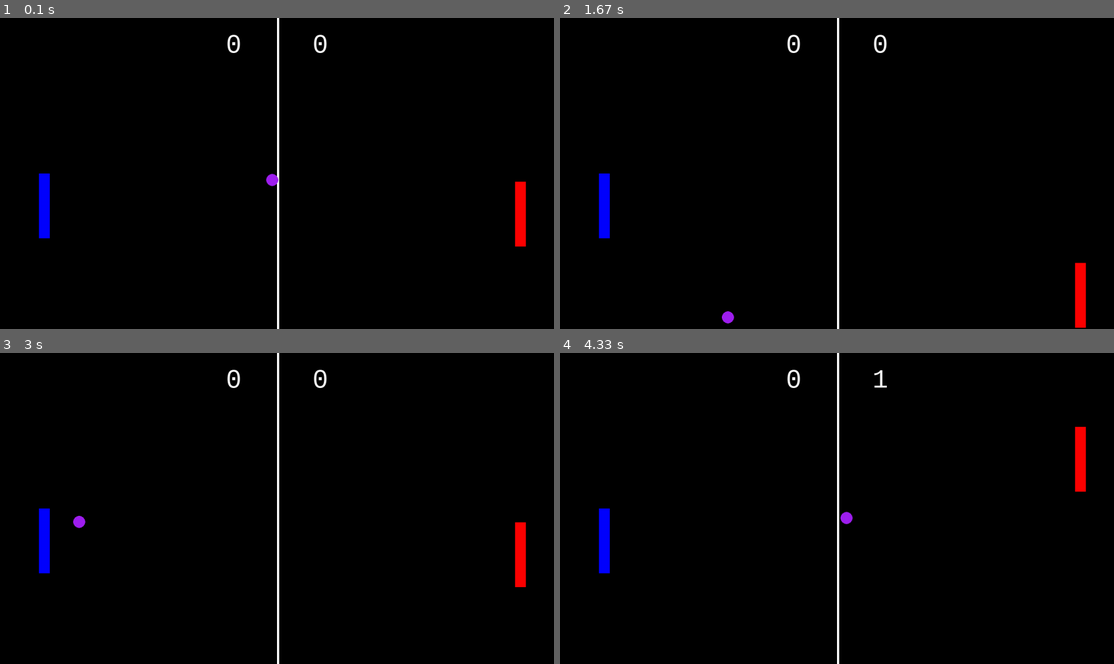
Above: before the commit, frames 1-4 (two rows, left to right).
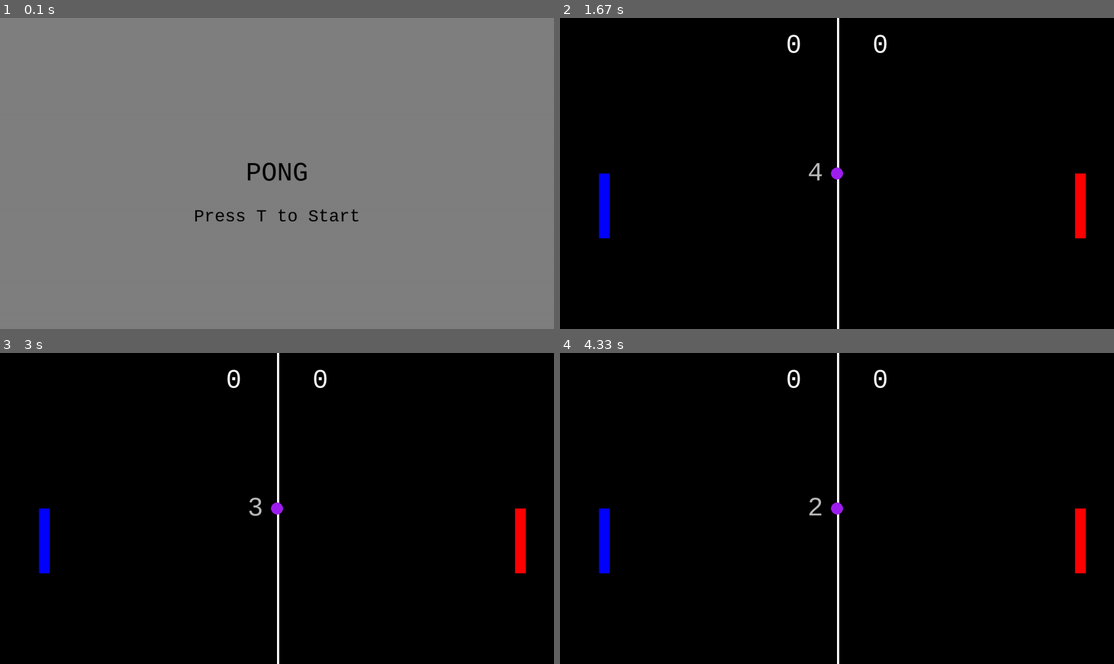
Above: after the commit, the same moments.

Repository: Tebryn05/pongPyGame
Game: pygame game, started from Pong.py
Same seed, same stepped clock (60 frames per second), same inputs: the game is played once before the commit and once after it.
Inputs:
- Up to frame 1 (0.1 s): no input
- Up to frame 2 (1.67 s): tap T at 0.33 s
- Up to frame 3 (3 s): no input
- Up to frame 4 (4.33 s): no input

The runs differ from the first frame. In frame 1, 100% of the frame differs, in the area x 0-100%, y 0-100%; in frame 2, 1.1%; in frame 3, 0.4%; in frame 4, 1.2%.

Commit message:
added main menu
there are glitches I need to fix, I know, I know. I will try my best to fix those, but in the meantime. main menu!

Diff:
--- a/Pong.py
+++ b/Pong.py
@@ -60,15 +60,38 @@
 # ball movement with random numbers at start
 ball_movement = pygame.Vector2(random.randint(-400, 400), random.randint(-400, 400))
 
+# ball's collision box
+ball_left = ball_pos.x - ball_radius
+ball_right = ball_pos.x + ball_radius
+ball_top = ball_pos.y - ball_radius
+ball_bottom = ball_pos.y + ball_radius
+
+# player and CPU collision box
+player_top = player_pos.y
+player_bottom = player_pos.y + paddle_height
+player_right = player_pos.x + paddle_width
+player_left = player_pos.x
+
+cpu_top = cpu_pos.y
+cpu_bottom = cpu_pos.y + paddle_height
+cpu_right = cpu_pos.x + paddle_width
+cpu_left = cpu_pos.x
+
 # sound effects (Temporary)
-ballWallHit = pygame.mixer.Sound("wallhit.mp3")
-paddleHitBall = pygame.mixer.Sound("paddlehit.mp3")
-scoreSound = pygame.mixer.Sound("[Sound Library] Score - Sound Effect for editing.mp3")
+ballWallHit = pygame.mixer.Sound("sounds/wallhit.mp3")
+paddleHitBall = pygame.mixer.Sound("sounds/paddlehit.mp3")
+scoreSound = pygame.mixer.Sound("sounds/[Sound Library] Score - Sound Effect for editing.mp3")
 
 # win bools
 cpu_win = False
 player_win = False
 
+# screen bools
+mainMenu = True
+inGame = False
+countdown = 5
+
+
 # print the ball movement at the start of the game
 print(ball_movement.x, ball_movement.y)
 
@@ -79,6 +102,7 @@
 # while the ball movement for y is too slow, keep generating random integers until you get a faster one
 while abs(ball_movement.y) < 150:
     ball_movement.y = random.randint(-400, 400)
+
 
 # function for controlling how the ball moves
 def ball_move(ball_pos, player_score, cpu_score):
@@ -171,9 +195,9 @@
 
     '''Basically, if the ball's y position is lower than the cpu's y position, move towards it
     same if its y position is higher than the cpu's position'''
-    if ball_pos.y < cpu_pos.y:
+    if ball_pos.y <= cpu_pos.y:
         cpu_pos.y -= paddle_speed * dt
-    elif ball_pos.y > cpu_pos.y:
+    elif ball_pos.y >= cpu_pos.y:
         cpu_pos.y += paddle_speed * dt
 
     # if the cpu runs into the wall then keep it there
@@ -181,7 +205,6 @@
         cpu_pos.y = 567
     elif cpu_pos.y <= 4:
         cpu_pos.y = 4
-
 
 # main loop
 while running:
@@ -194,7 +217,11 @@
         if event.type == pygame.KEYDOWN:
             # if the space key is pressed, pause or un pause the game depending on what the user did
             if event.key == pygame.K_SPACE:
-                paused = not paused
+                if inGame:
+                    paused = not paused
+            if event.key == pygame.K_t:
+                mainMenu = False
+                inGame = True
             # only if the player wins or the cpu wins
             if player_win == True or cpu_win == True:
                 # restart game
@@ -208,133 +235,162 @@
                     player_win = False
                     cpu_win = False
 
-    # fill the screen with a color to wipe away anything from last frame
-    screen.fill("black")
-
-    # draw player paddle
-    player = pygame.draw.rect(screen, "blue", pygame.Rect(player_pos.x, player_pos.y, paddle_width, paddle_height))
-
-    # draw dividing line
-    divider = pygame.draw.rect(screen, "white", pygame.Rect(half_screen.x, half_screen.y,5, screen.get_height()))
-
-    # draw CPU paddle
-    CPU = pygame.draw.rect(screen, "red", pygame.Rect(cpu_pos.x, cpu_pos.y, paddle_width, paddle_height))
-
-    if player_win == False and cpu_win == False:
-        # draw ball
-        ball = pygame.draw.circle(screen, "purple", ball_pos, ball_radius)
-
-    # render player score
-    playerScore = scoreFont.render(str(player_score), True, "white")
-    playerScoreRect = playerScore.get_rect()
-    playerScoreRect.center = ((screen.get_width()/2) - 100, 64)
-    screen.blit(playerScore, playerScoreRect)
-
-    # render CPU score
-    cpuScore = scoreFont.render(str(cpu_score), True, "white")
-    cpuScoreRect = cpuScore.get_rect()
-    cpuScoreRect.center = ((screen.get_width()/2) + 100, 64)
-    screen.blit(cpuScore, cpuScoreRect)
-
-    # pause mechanic
-    if paused:
-        # render pause_message and set in the middle of the screen
-        pause_message = scoreFont.render("PAUSED", True, "gray")
-        pause_message_rect = pause_message.get_rect(center=(screen.get_width() / 2, screen.get_height() / 2))
-        screen.blit(pause_message, pause_message_rect)
-    else:
-        # move player paddle
-        keys = pygame.key.get_pressed()
-        if keys[pygame.K_w]:
-            player_pos.y -= 300 * dt
-        if keys[pygame.K_s]:
-            player_pos.y += 300 * dt
-
-
-        # stop player from moving off the map
-        if player_pos.y >= 567:
-            player_pos.y = 567
-        elif player_pos.y <= 4:
-            player_pos.y = 4
-
-
-
-        # collision with paddles
-        if player_pos.x <= ball_pos.x <= player_pos.x + paddle_width + ball_radius and player_pos.y <= ball_pos.y <= player_pos.y + paddle_height:
-            # reverse the ball's x movement
-            ball_movement.x *= -1
-
-            # play the sound effect of the ball hitting off the paddle
-            paddleHitBall.play()
-
-            # depending on where the ball hits the paddle, move it accordingly
-            if ball_pos.y > player_pos.y + (paddle_height / 3):
-                ball_movement.y = random.randint(150, 400)
-            elif ball_pos.y < player_pos.y - (paddle_height / 3):
-                ball_movement.y = random.randint(-400, -150)
+    if mainMenu:
+        gray = (128, 128, 128)
+        screen.fill(gray)
+
+        mainMenuFont = pygame.font.SysFont('OCR A Extended', 60)
+        mainMenuFontLittle = pygame.font.SysFont('OCR A Extended', 40)
+
+        pongMainMenuText = mainMenuFont.render("PONG", True, "Black")
+        pongMainMenuTextRect = pongMainMenuText.get_rect()
+        pongMainMenuTextRect.center = (screen.get_width()/2, screen.get_height()/2)
+        screen.blit(pongMainMenuText, pongMainMenuTextRect)
+
+        pongMainMenuStartText = mainMenuFontLittle.render("Press T to Start", True, "Black")
+        pongMainMenuStartTextRect = pongMainMenuStartText.get_rect()
+        pongMainMenuStartTextRect.center = (screen.get_width()/2, (screen.get_height()/2) + 100)
+        screen.blit(pongMainMenuStartText, pongMainMenuStartTextRect)
+
+        pygame.display.flip()
+
+    if inGame:
+        # fill the screen with a color to wipe away anything from last frame
+        screen.fill("black")
+
+        # draw player paddle
+        player = pygame.draw.rect(screen, "blue", pygame.Rect(player_pos.x, player_pos.y, paddle_width, paddle_height))
+
+        # draw dividing line
+        divider = pygame.draw.rect(screen, "white", pygame.Rect(half_screen.x, half_screen.y,5, screen.get_height()))
+
+        # draw CPU paddle
+        CPU = pygame.draw.rect(screen, "red", pygame.Rect(cpu_pos.x, cpu_pos.y, paddle_width, paddle_height))
+
+        if player_win == False and cpu_win == False:
+            # draw ball
+            ball = pygame.draw.circle(screen, "purple", ball_pos, ball_radius)
+
+        # render player score
+        playerScore = scoreFont.render(str(player_score), True, "white")
+        playerScoreRect = playerScore.get_rect()
+        playerScoreRect.center = ((screen.get_width()/2) - 100, 64)
+        screen.blit(playerScore, playerScoreRect)
+
+        # render CPU score
+        cpuScore = scoreFont.render(str(cpu_score), True, "white")
+        cpuScoreRect = cpuScore.get_rect()
+        cpuScoreRect.center = ((screen.get_width()/2) + 100, 64)
+        screen.blit(cpuScore, cpuScoreRect)
+
+        if countdown > 0:
+            countDownMessage = scoreFont.render(str(countdown), True, "gray")
+            countdownMessageRect = countDownMessage.get_rect()
+            countdownMessageRect.center = (screen.get_width() / 2 - 50, screen.get_height()/2)
+            screen.blit(countDownMessage, countdownMessageRect)
+
+        if countdown <= 0:
+            # pause mechanic
+            if paused:
+                # render pause_message and set in the middle of the screen
+                pause_message = scoreFont.render("PAUSED", True, "gray")
+                pause_message_rect = pause_message.get_rect(center=(screen.get_width() / 2, screen.get_height() / 2))
+                screen.blit(pause_message, pause_message_rect)
             else:
-                ball_movement.y = random.choice([-150, 150])
-
-        # if the ball hits the cpu's paddle
-        if cpu_pos.x >= ball_pos.x >= cpu_pos.x - paddle_width + ball_radius and cpu_pos.y <= ball_pos.y <= cpu_pos.y + paddle_height:
-            # reverse the ball's x movement
-            ball_movement.x *= -1
-
-            # play paddle hiting ball sound effect
-            paddleHitBall.play()
-
-            # depending on where the ball hits the paddle change the ball's y movement accordingly
-            if ball_pos.y > cpu_pos.y + (paddle_height / 3):
-                ball_movement.y = random.randint(150, 400)
-            elif ball_pos.y < cpu_pos.y - (paddle_height / 3):
-                ball_movement.y = random.randint(-400, -150)
-            else:
-                ball_movement.y = random.choice([-150, 150])
-
-
-        if player_win == False and cpu_win == False:
-            # call ball_move
-            player_score, cpu_score = ball_move(ball_pos, player_score, cpu_score)
-            # call CPU_AI
-            CPU_AI(cpu_pos, paddle_speed, dt, ball_pos)
-
-
-        # if the player score is at 5 or more and the cpu hasn't won yet, make it so that the player's win message is printed
-        if player_score >= 5 and cpu_win == False:
-            win_message = scoreFont.render("Player Wins!", True, "Gray")
-            win_message_rect = win_message.get_rect(center=((screen.get_width() / 2) - 225, screen.get_height() / 2))
-            screen.blit(win_message, win_message_rect)
-            player_win = True # change player win to true so that the below if statement can't be run
-
-            # show player how to restart
-            restartFont = pygame.font.SysFont('Courier New', 40)
-            restart_message = restartFont.render("R to Restart", True, "Gray")
-            restart_message_rect = restart_message.get_rect(center=((screen.get_width()/ 2) - 225, (screen.get_height()/ 2) + 75))
-            screen.blit(restart_message, restart_message_rect)
-
-        # if the cpu score is at 5 or more and the player hasn't won yet, make it so that the cpu's win message is printed
-        if cpu_score >= 5 and player_win == False:
-            win_message = scoreFont.render("CPU Wins!", True, "Gray")
-            win_message_rect = win_message.get_rect(center=((screen.get_width() / 2) + 225, screen.get_height() / 2))
-            screen.blit(win_message, win_message_rect)
-            cpu_win = True # change cpu win to true so that the above if statement can't be run
-
-            # show player how to restart
-            restartFont = pygame.font.SysFont('Courier New', 40)
-            restart_message = restartFont.render("R to Restart", True, "Gray")
-            restart_message_rect = restart_message.get_rect(center=((screen.get_width()/ 2) + 225, (screen.get_height()/ 2) + 75))
-            screen.blit(restart_message, restart_message_rect)
-
-
-
-    # flip() the display to put your work on screen
-    pygame.display.flip()
-    print(player_pos)
-
-    # limits FPS to 60
-    # dt is delta time in seconds since last frame, used for framerate-
-    # independent physics.
-    dt = clock.tick(60) / 1000
+                # move player paddle
+                keys = pygame.key.get_pressed()
+                if keys[pygame.K_w]:
+                    player_pos.y -= 300 * dt
+                if keys[pygame.K_s]:
+                    player_pos.y += 300 * dt
+
+
+                # stop player from moving off the map
+                if player_pos.y >= 567:
+                    player_pos.y = 567
+                elif player_pos.y <= 4:
+                    player_pos.y = 4
+
+                print(ball_pos)
+
+                # collision with paddles
+                if player_pos.x <= ball_pos.x <= player_pos.x + paddle_width + ball_radius and player_pos.y <= ball_pos.y <= player_pos.y + paddle_height:
+                    # reverse the ball's x movement
+                    ball_movement.x = random.randint(150, 400)
+
+                    # play the sound effect of the ball hitting off the paddle
+                    paddleHitBall.play()
+
+                    # depending on where the ball hits the paddle, move it accordingly
+                    if ball_pos.y > player_pos.y + (paddle_height / 3):
+                        ball_movement.y = random.randint(150, 400)
+                    elif ball_pos.y < player_pos.y - (paddle_height / 3):
+                        ball_movement.y = random.randint(-400, -150)
+                    else:
+                        ball_movement.y = random.choice([-150, 150])
+
+                # if the ball hits the cpu's paddle
+                if cpu_pos.x >= ball_pos.x >= cpu_pos.x - paddle_width + ball_radius and cpu_pos.y <= ball_pos.y <= cpu_pos.y + paddle_height:
+                    # reverse the ball's x movement
+                    ball_movement.x = random.randint(-400, -150)
+
+                    # play paddle hiting ball sound effect
+                    paddleHitBall.play()
+
+                    # depending on where the ball hits the paddle change the ball's y movement accordingly
+                    if ball_pos.y > cpu_pos.y + (paddle_height / 3):
+                        ball_movement.y = random.randint(150, 400)
+                    elif ball_pos.y < cpu_pos.y - (paddle_height / 3):
+                        ball_movement.y = random.randint(-400, -150)
+                    else:
+                        ball_movement.y = random.choice([-150, 150])
+
+                if player_win == False and cpu_win == False:
+                    # call ball_move
+                    player_score, cpu_score = ball_move(ball_pos, player_score, cpu_score)
+                    # call CPU_AI
+                    CPU_AI(cpu_pos, paddle_speed, dt, ball_pos)
+
+
+                # if the player score is at 5 or more and the cpu hasn't won yet, make it so that the player's win message is printed
+                if player_score >= 5 and cpu_win == False:
+                    win_message = scoreFont.render("Player Wins!", True, "Gray")
+                    win_message_rect = win_message.get_rect(center=((screen.get_width() / 2) - 225, screen.get_height() / 2))
+                    screen.blit(win_message, win_message_rect)
+                    player_win = True # change player win to true so that the below if statement can't be run
+
+                    # show player how to restart
+                    restartFont = pygame.font.SysFont('Courier New', 40)
+                    restart_message = restartFont.render("R to Restart", True, "Gray")
+                    restart_message_rect = restart_message.get_rect(center=((screen.get_width()/ 2) - 225, (screen.get_height()/ 2) + 75))
+                    screen.blit(restart_message, restart_message_rect)
+
+                # if the cpu score is at 5 or more and the player hasn't won yet, make it so that the cpu's win message is printed
+                if cpu_score >= 5 and player_win == False:
+                    win_message = scoreFont.render("CPU Wins!", True, "Gray")
+                    win_message_rect = win_message.get_rect(center=((screen.get_width() / 2) + 225, screen.get_height() / 2))
+                    screen.blit(win_message, win_message_rect)
+                    cpu_win = True # change cpu win to true so that the above if statement can't be run
+
+                    # show player how to restart
+                    restartFont = pygame.font.SysFont('Courier New', 40)
+                    restart_message = restartFont.render("R to Restart", True, "Gray")
+                    restart_message_rect = restart_message.get_rect(center=((screen.get_width()/ 2) + 225, (screen.get_height()/ 2) + 75))
+                    screen.blit(restart_message, restart_message_rect)
+
+
+
+        # flip() the display to put your work on screen
+        pygame.display.flip()
+
+        if countdown > 0:
+            time.sleep(1)
+            countdown -= 1
+
+        # limits FPS to 60
+        # dt is delta time in seconds since last frame, used for framerate-
+        # independent physics.
+        dt = clock.tick(60) / 1000
 
 
 pygame.quit()
